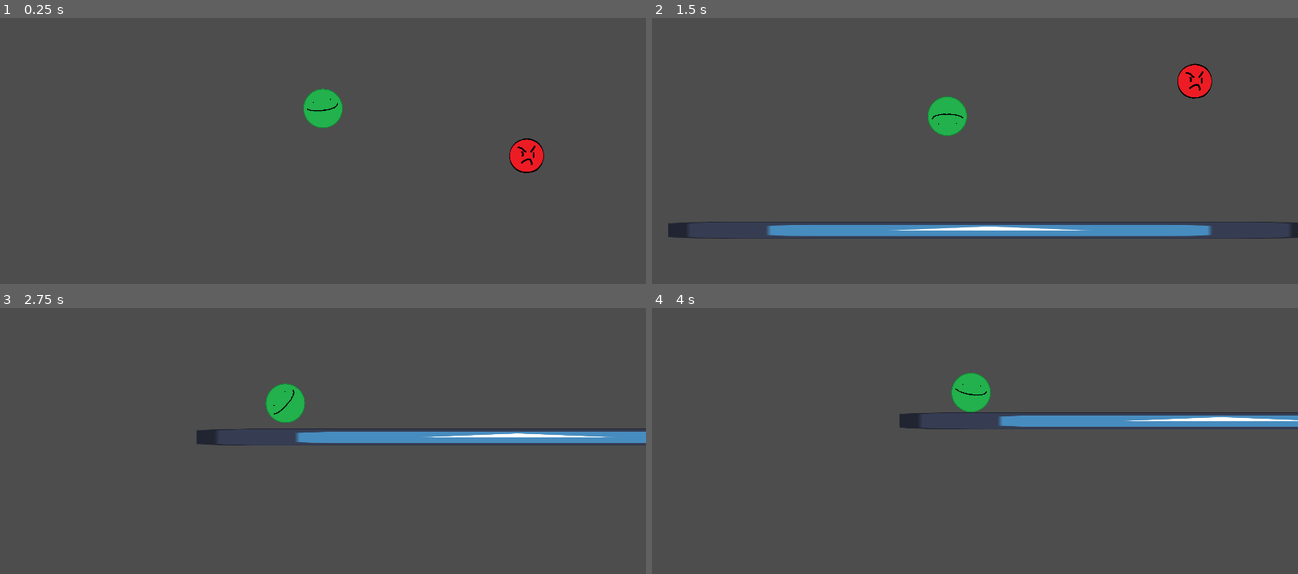
Above: before the commit, frames 1-4 (two rows, left to right).
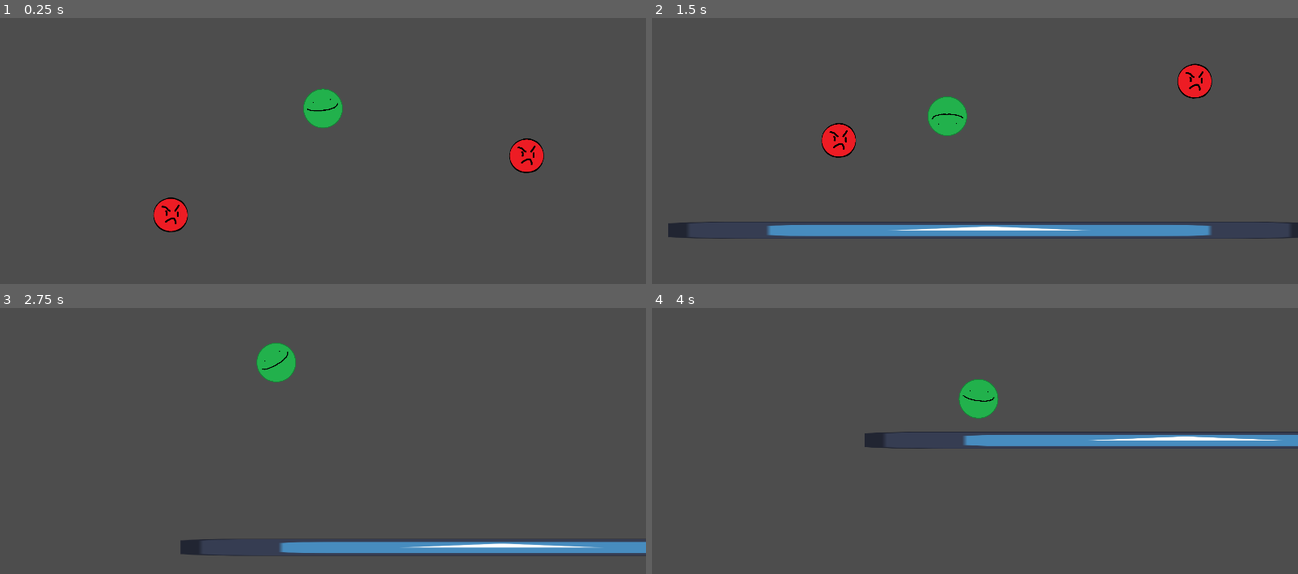
Above: after the commit, the same moments.

Repository: ai43184-school/School-project
Game: Godot game, scene res://Scenes/main.tscn
Two runs of this game, one before a commit and one after it. Both use one fixed random seed, a clock stepped at 60 frames per second and the inputs below. The engine's default icon, where the game draws it, is replaced by a stand-in: a white triangle on a blue panel in a dark square.
Inputs (mouse positions are in pixels of both pictures, inside the frame that each line leads up to):
- Up to frame 1 (0.25 s): no input
- Up to frame 2 (1.5 s): move the mouse to (1117, 84) at 0.52 s; press the mouse at (1117, 84) at 0.53 s; move the mouse to (845, 121) at 1.27 s; release the mouse at (845, 121) at 1.28 s; click (845, 121) at 1.35 s
- Up to frame 3 (2.75 s): move the mouse to (387, 313) at 2.02 s; press the mouse at (387, 313) at 2.03 s
- Up to frame 4 (4 s): move the mouse to (942, 464) at 2.77 s; release the mouse at (942, 464) at 2.78 s; click (942, 464) at 2.85 s; move the mouse to (1168, 446) at 3.52 s; press the mouse at (1168, 446) at 3.53 s

The runs differ from the first frame. In frame 1, 0.6% of the frame differs, in the area x 23-30%, y 67-81%; in frame 2, 0.6%; in frame 3, 7.2%, in the area x 27-100%, y 13-94%; in frame 4, 5.8%.

Commit message:
Finished Enemies

Diff:
--- a/only-way-is-up/Scenes/Enemy1.tscn
+++ b/only-way-is-up/Scenes/Enemy1.tscn
@@ -1,19 +1,19 @@
-[gd_scene load_steps=4 format=3 uid="uid://cvy4p4jgamrb8"]
+[gd_scene format=3 uid="uid://cvy4p4jgamrb8"]
 
-[ext_resource type="Script" path="res://Scripts/enemy_1.gd" id="1_0sjbo"]
+[ext_resource type="Script" uid="uid://bubscqm6080ik" path="res://Scripts/enemy_1.gd" id="1_0sjbo"]
 [ext_resource type="Texture2D" uid="uid://cgo2maw5iso8n" path="res://Assets/enemy1.png" id="1_bwp4a"]
 
 [sub_resource type="CircleShape2D" id="CircleShape2D_pakhj"]
 radius = 107.005
 
-[node name="Area2D" type="Area2D" groups=["Enemy"]]
+[node name="Enemy" type="Area2D" unique_id=1580270769 groups=["Enemy"]]
 scale = Vector2(0.5, 0.5)
 script = ExtResource("1_0sjbo")
 
-[node name="CollisionShape2D" type="CollisionShape2D" parent="." groups=["Enemy"]]
+[node name="CollisionShape2D" type="CollisionShape2D" parent="." unique_id=1730315420 groups=["Enemy"]]
 shape = SubResource("CircleShape2D_pakhj")
 
-[node name="Sprite2D" type="Sprite2D" parent="." groups=["Enemy"]]
+[node name="Sprite2D" type="Sprite2D" parent="." unique_id=841982458 groups=["Enemy"]]
 texture = ExtResource("1_bwp4a")
 
 [connection signal="body_entered" from="." to="." method="_on_body_entered"]
--- a/only-way-is-up/Scenes/Player.tscn
+++ b/only-way-is-up/Scenes/Player.tscn
@@ -9,23 +9,24 @@
 [sub_resource type="CircleShape2D" id="CircleShape2D_r13av"]
 radius = 61.0082
 
-[node name="Player" type="RigidBody2D" groups=["Player"]]
+[node name="Player" type="RigidBody2D" unique_id=1221837819 groups=["Player"]]
 script = ExtResource("1_kpjcp")
 
-[node name="Hitbox" type="CollisionShape2D" parent="." groups=["Player"]]
+[node name="Hitbox" type="CollisionShape2D" parent="." unique_id=1216173687 groups=["Player"]]
 scale = Vector2(0.5, 0.5)
 shape = SubResource("CircleShape2D_kpjcp")
 
-[node name="Sprite2D" type="Sprite2D" parent="." groups=["Player"]]
+[node name="Sprite2D" type="Sprite2D" parent="." unique_id=791727713 groups=["Player"]]
 scale = Vector2(0.5, 0.5)
 texture = ExtResource("1_xhfnw")
 
-[node name="Camera2D" type="Camera2D" parent="."]
+[node name="Camera2D" type="Camera2D" parent="." unique_id=13771214]
 position_smoothing_enabled = true
 
-[node name="Area2D" type="Area2D" parent="." groups=["Player"]]
+[node name="Area2D" type="Area2D" parent="." unique_id=1701750376 groups=["Player"]]
 
-[node name="CollisionShape2D" type="CollisionShape2D" parent="Area2D" groups=["Player"]]
+[node name="CollisionShape2D" type="CollisionShape2D" parent="Area2D" unique_id=1524461948 groups=["Player"]]
 shape = SubResource("CircleShape2D_r13av")
 
+[connection signal="area_entered" from="Area2D" to="." method="_on_area_2d_area_entered"]
 [connection signal="body_entered" from="Area2D" to="." method="_on_area_2d_body_entered"]
--- a/only-way-is-up/Scenes/main.tscn
+++ b/only-way-is-up/Scenes/main.tscn
@@ -10,25 +10,28 @@
 [sub_resource type="PhysicsMaterial" id="PhysicsMaterial_0xgt5"]
 bounce = 0.25
 
-[node name="Main" type="Node2D"]
+[node name="Main" type="Node2D" unique_id=201009833]
 
-[node name="platform" type="StaticBody2D" parent="."]
+[node name="platform" type="StaticBody2D" parent="." unique_id=1452183049]
 position = Vector2(13, 1053)
 
-[node name="CollisionShape2D" type="CollisionShape2D" parent="platform"]
+[node name="CollisionShape2D" type="CollisionShape2D" parent="platform" unique_id=1263475553]
 position = Vector2(951, 5.5)
 shape = SubResource("RectangleShape2D_7u77a")
 metadata/_edit_lock_ = true
 
-[node name="Player" parent="." instance=ExtResource("1_jjgbg")]
+[node name="Player" parent="." unique_id=1184627149 instance=ExtResource("1_jjgbg")]
 position = Vector2(972, 456)
 physics_material_override = SubResource("PhysicsMaterial_0xgt5")
 
-[node name="Icon" type="Sprite2D" parent="."]
+[node name="Icon" type="Sprite2D" parent="." unique_id=1681735688]
 z_index = -1
 position = Vector2(966.5, 1067.5)
 scale = Vector2(14.9141, 0.398437)
 texture = ExtResource("2_dnw65")
 
-[node name="Area2D" parent="." instance=ExtResource("3_pubdq")]
+[node name="Enemy" parent="." unique_id=1623239101 instance=ExtResource("3_pubdq")]
 position = Vector2(1577, 624)
+
+[node name="Enemy2" parent="." unique_id=1580270769 instance=ExtResource("3_pubdq")]
+position = Vector2(519, 800)
--- a/only-way-is-up/Scripts/enemy_1.gd
+++ b/only-way-is-up/Scripts/enemy_1.gd
@@ -4,6 +4,6 @@
 
 func _on_body_entered(body: Node2D) -> void:
 	if body.is_in_group("Player"):
-		GameManager.enemydeath.emit()
+		GameManager.enemydeath.emit(1)
 		GameManager.can_launch = true
 		queue_free()
--- a/only-way-is-up/Scripts/player.gd
+++ b/only-way-is-up/Scripts/player.gd
@@ -25,5 +25,8 @@
 
 func _on_area_2d_body_entered(body: Node2D) -> void:
 	GameManager.can_launch = true
-	if body.is_in_group("Enemy"):
-		apply_impulse(Vector2.UP*100)
+
+
+func _on_area_2d_area_entered(area: Area2D) -> void:
+	if area.is_in_group("Enemy"):
+		linear_velocity += Vector2.UP*1200
--- a/only-way-is-up/project.godot
+++ b/only-way-is-up/project.godot
@@ -16,7 +16,7 @@
 
 config/name="Only Way is Up"
 run/main_scene="res://Scenes/main.tscn"
-config/features=PackedStringArray("4.3", "Mobile")
+config/features=PackedStringArray("4.6", "Mobile")
 config/icon="res://icon.svg"
 
 [autoload]
Not shown, changed: only-way-is-up/Assets/Player.png.import
Not shown, changed: only-way-is-up/Assets/enemy1.png.import
Not shown, changed: only-way-is-up/Assets/enemy2.png.import
Not shown, changed: only-way-is-up/Assets/platform.png.import
Not shown, changed: only-way-is-up/Assets/ui_button.png.import
Not shown: 1 places in only-way-is-up/Scenes/Player.tscn that only renumber resources
Not shown: 1 places in only-way-is-up/Scenes/main.tscn that only renumber resources
Not shown, added: only-way-is-up/Scripts/enemy_1.gd.uid
Not shown, added: only-way-is-up/Scripts/game_manager.gd.uid
Not shown, changed: only-way-is-up/icon.svg.import
